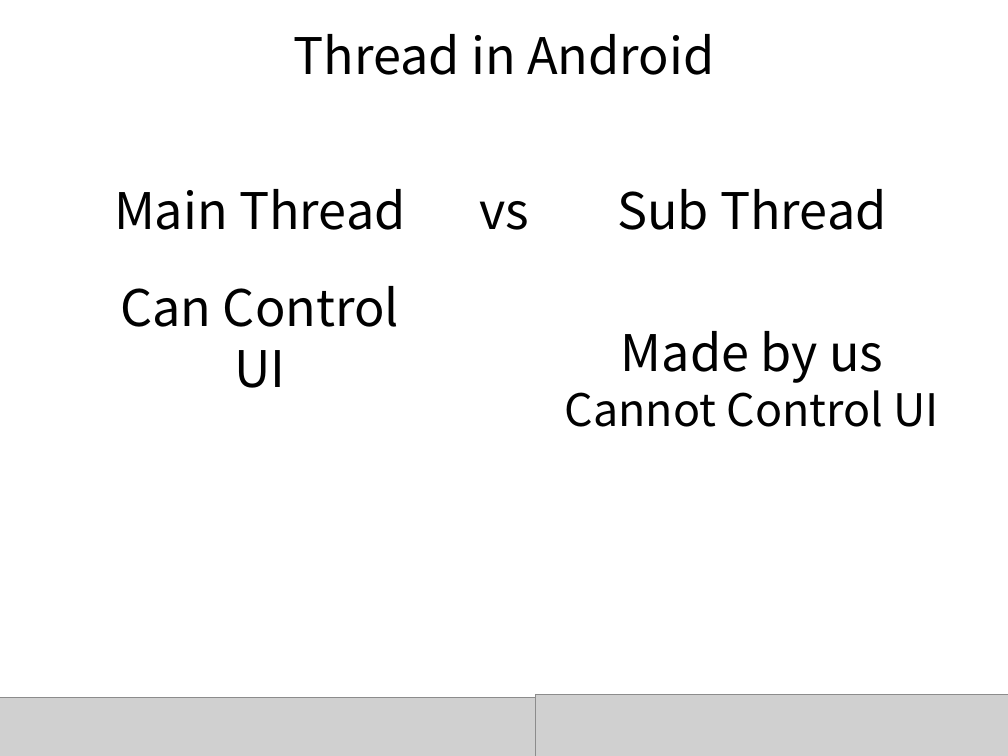
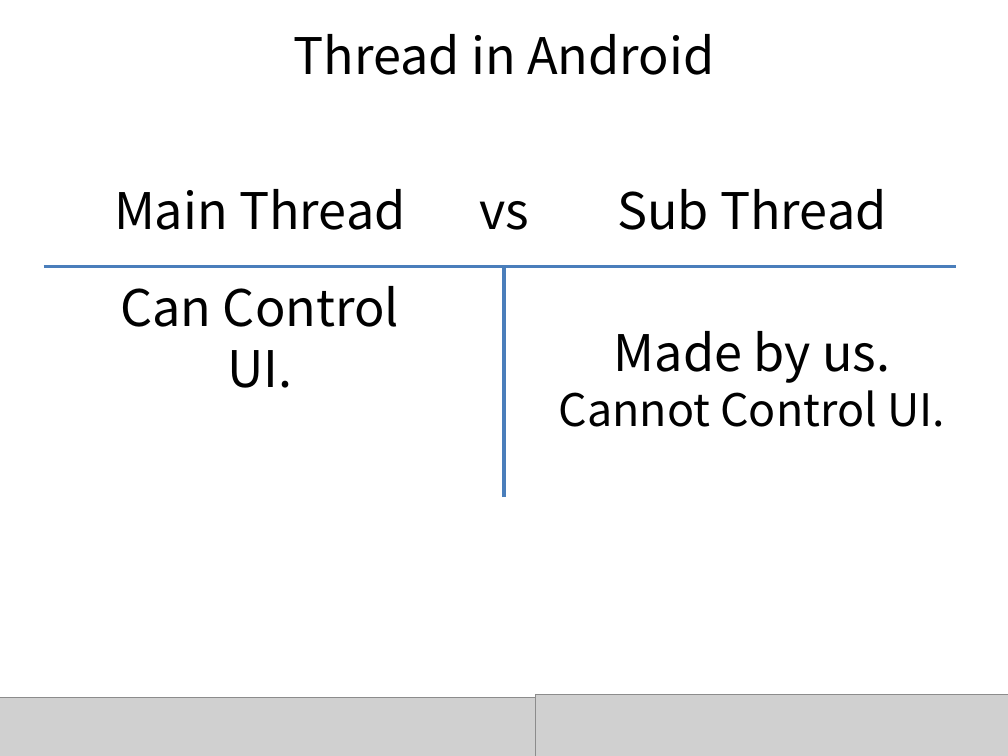
Before and after one commit to daehwa/world-friends-Uzbekistan-android, a slide deck: slide 12 of day6/Facebook Splash.pptx. Drawn at 1008x756 pixels with LibreOffice and Linux fonts; fonts in the diff are those of the drawing; grey boxes stand for pictures. Boxes give left, top, right and bottom in pixels: in the first picture for what was removed or moved away, otherwise in the second. Text is boxed around its words. In the diff, an @@ line names an element or a change of style, - is before the commit and + after.

```diff
--- a/day6/Facebook Splash.pptx
+++ b/day6/Facebook Splash.pptx
@@ line added from (43, 267) to (957, 267), #4B7EBC 2.25 pt @@
@@ line added from (504, 497) to (504, 267), #4B7EBC 2.25 pt @@
@@ text at bbox=[120, 286, 399, 388]: text changed @@
-Can Control UI
+Can Control UI.
@@ text at bbox=[559, 331, 945, 427]: text changed @@
-Made by us
-Cannot Control UI
+Made by us.
+Cannot Control UI.
```
Also in this commit, not shown: 3 other slides changed, 7 slides added, 1 slide removed, 3 other files.
